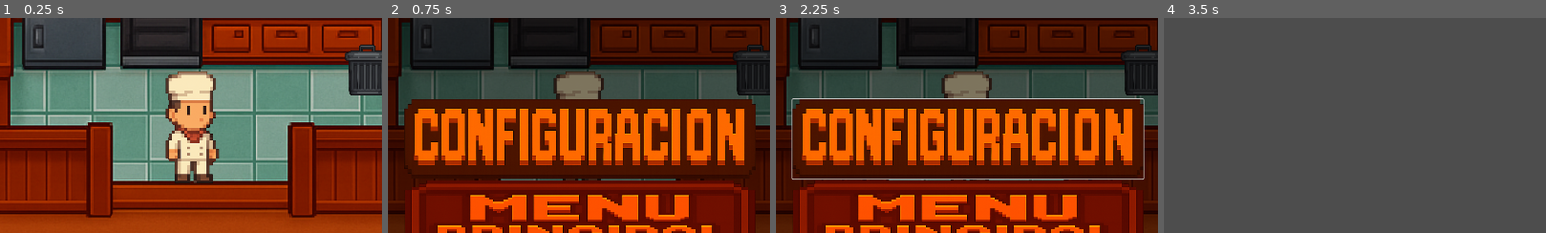
Above: before the commit, frames 1-4 (left to right).
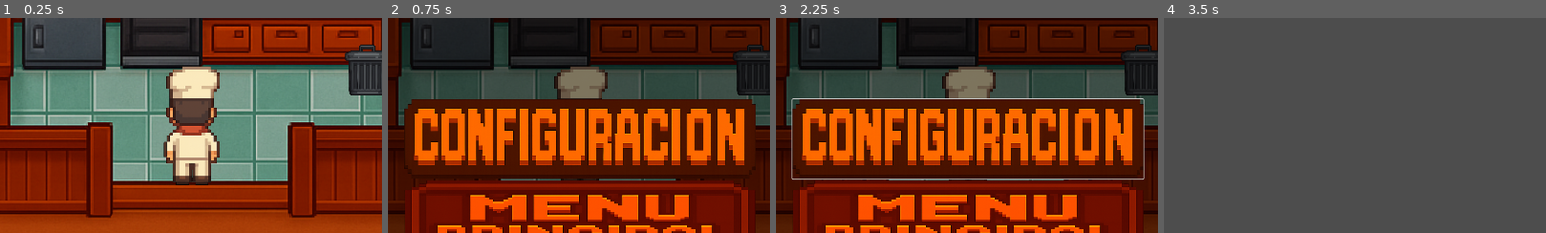
Above: after the commit, the same moments.

Repository: AlanLeo32/Rush---Dine
Game: Godot game, scene res://noche.tscn
Two runs of this game, one before a commit and one after it. Both use one fixed random seed, a clock stepped at 60 frames per second and the inputs below. This scene is started directly instead of the project's main scene.
Inputs (mouse positions are % of the whole screen's width and height, from its top left):
- Up to frame 1 (0.25 s): no input
- Up to frame 2 (0.75 s): click (2, 4) at 0.5 s
- Up to frame 3 (2.25 s): click (2, 4) at 1.25 s; tap Enter (ui_accept) at 2 s; move the mouse to (72, 45) at 2.02 s; hold Right (ui_right) from 2.03 s (still down); click (72, 45) at 2.17 s
- Up to frame 4 (3.5 s): tap Enter (ui_accept) at 2.27, 2.75 s; release Right (ui_right) at 2.75 s; drag from (30, 55) to (45, 70) at 2.77 s
The pictures show only the part of the screen within x 25-75%, y 25-75%; the shares and areas given below are measured in that part.

The runs differ from the first frame. In frame 1, 4.4% of the frame differs, in the area x 42-58%, y 22-78%; in frame 2, 1.0%; in frame 3, 0.9%; in frame 4, nothing differs.

Commit message:
Nuevo animated Sprite cliente

Diff:
--- a/rush-n-dine/character_body_cocinero_2d.tscn
+++ b/rush-n-dine/character_body_cocinero_2d.tscn
@@ -154,7 +154,7 @@
 [node name="AnimatedSprite2D" type="AnimatedSprite2D" parent="."]
 z_index = 1
 sprite_frames = SubResource("SpriteFrames_pgxyi")
-animation = &"Caminar Derecha"
+animation = &"Caminar Atras"
 
 [node name="CollisionShape2D" type="CollisionShape2D" parent="."]
 light_mask = 2
--- a/rush-n-dine/cliente.tscn
+++ b/rush-n-dine/cliente.tscn
@@ -1,71 +1,85 @@
-[gd_scene load_steps=22 format=3 uid="uid://dcn3t0kb2hd3h"]
+[gd_scene load_steps=25 format=3 uid="uid://dcn3t0kb2hd3h"]
 
 [ext_resource type="Script" uid="uid://dot4i08wxi76p" path="res://cliente.gd" id="1_hd6bx"]
-[ext_resource type="Texture2D" uid="uid://bp1ekkhk8yp2l" path="res://Sprites/SpriteCliente.png" id="2_mc5ak"]
+[ext_resource type="Texture2D" uid="uid://cfge2c2l4xgo6" path="res://Sprites/ClienteParte2.png" id="2_vo5fx"]
+[ext_resource type="Texture2D" uid="uid://c2m66b0mvjytp" path="res://Sprites/ClienteParte1.png" id="3_l2mks"]
 [ext_resource type="Texture2D" uid="uid://b1s38kutx7o1m" path="res://Sprites/NubePedido.png" id="3_mc5ak"]
 
-[sub_resource type="AtlasTexture" id="AtlasTexture_47dcw"]
-atlas = ExtResource("2_mc5ak")
-region = Rect2(341, 0, 341, 341)
-
-[sub_resource type="AtlasTexture" id="AtlasTexture_2d8lx"]
-atlas = ExtResource("2_mc5ak")
-region = Rect2(341, 341, 341, 341)
-
-[sub_resource type="AtlasTexture" id="AtlasTexture_hd6bx"]
-atlas = ExtResource("2_mc5ak")
-region = Rect2(341, 682, 341, 341)
-
-[sub_resource type="AtlasTexture" id="AtlasTexture_mc5ak"]
-atlas = ExtResource("2_mc5ak")
-region = Rect2(682, 682, 341, 341)
-
-[sub_resource type="AtlasTexture" id="AtlasTexture_ubrrc"]
-atlas = ExtResource("2_mc5ak")
-region = Rect2(0, 0, 341, 341)
+[sub_resource type="AtlasTexture" id="AtlasTexture_l2mks"]
+atlas = ExtResource("3_l2mks")
+region = Rect2(341, 958, 341, 429)
+
+[sub_resource type="AtlasTexture" id="AtlasTexture_qeo1m"]
+atlas = ExtResource("3_l2mks")
+region = Rect2(0, 958, 341, 429)
+
+[sub_resource type="AtlasTexture" id="AtlasTexture_xk0hx"]
+atlas = ExtResource("2_vo5fx")
+region = Rect2(0, 882, 341, 441)
+
+[sub_resource type="AtlasTexture" id="AtlasTexture_nir5t"]
+atlas = ExtResource("2_vo5fx")
+region = Rect2(341, 882, 341, 441)
+
+[sub_resource type="AtlasTexture" id="AtlasTexture_omjpr"]
+atlas = ExtResource("3_l2mks")
+region = Rect2(0, 0, 341, 529)
+
+[sub_resource type="AtlasTexture" id="AtlasTexture_hxecg"]
+atlas = ExtResource("3_l2mks")
+region = Rect2(341, 0, 341, 529)
+
+[sub_resource type="AtlasTexture" id="AtlasTexture_m2spl"]
+atlas = ExtResource("3_l2mks")
+region = Rect2(682, 0, 341, 529)
+
+[sub_resource type="AtlasTexture" id="AtlasTexture_7cqro"]
+atlas = ExtResource("2_vo5fx")
+region = Rect2(682, 0, 341, 476)
+
+[sub_resource type="AtlasTexture" id="AtlasTexture_rsq4d"]
+atlas = ExtResource("2_vo5fx")
+region = Rect2(341, 0, 341, 476)
+
+[sub_resource type="AtlasTexture" id="AtlasTexture_hjuho"]
+atlas = ExtResource("2_vo5fx")
+region = Rect2(0, 0, 341, 476)
+
+[sub_resource type="AtlasTexture" id="AtlasTexture_6fimg"]
+atlas = ExtResource("3_l2mks")
+region = Rect2(0, 529, 341, 429)
+
+[sub_resource type="AtlasTexture" id="AtlasTexture_bt27n"]
+atlas = ExtResource("3_l2mks")
+region = Rect2(341, 529, 341, 429)
+
+[sub_resource type="AtlasTexture" id="AtlasTexture_abnsa"]
+atlas = ExtResource("3_l2mks")
+region = Rect2(682, 529, 341, 429)
 
 [sub_resource type="AtlasTexture" id="AtlasTexture_vo5fx"]
-atlas = ExtResource("2_mc5ak")
-region = Rect2(682, 682, 341, 341)
-
-[sub_resource type="AtlasTexture" id="AtlasTexture_hj8yk"]
-atlas = ExtResource("2_mc5ak")
-region = Rect2(0, 682, 341, 341)
-
-[sub_resource type="AtlasTexture" id="AtlasTexture_uxnie"]
-atlas = ExtResource("2_mc5ak")
-region = Rect2(0, 341, 341, 341)
-
-[sub_resource type="AtlasTexture" id="AtlasTexture_0hmx4"]
-atlas = ExtResource("2_mc5ak")
-region = Rect2(682, 341, 341, 341)
-
-[sub_resource type="AtlasTexture" id="AtlasTexture_7577o"]
-atlas = ExtResource("2_mc5ak")
-region = Rect2(682, 0, 341, 341)
-
-[sub_resource type="AtlasTexture" id="AtlasTexture_l2mks"]
-atlas = ExtResource("2_mc5ak")
-region = Rect2(341, 682, 341, 341)
-
-[sub_resource type="AtlasTexture" id="AtlasTexture_5s16a"]
-atlas = ExtResource("2_mc5ak")
-region = Rect2(341, 0, 341, 341)
+atlas = ExtResource("3_l2mks")
+region = Rect2(341, 958, 341, 429)
 
 [sub_resource type="SpriteFrames" id="SpriteFrames_vo5fx"]
 animations = [{
 "frames": [{
 "duration": 1.0,
-"texture": SubResource("AtlasTexture_47dcw")
-}, {
-"duration": 1.0,
-"texture": SubResource("AtlasTexture_2d8lx")
-}, {
-"duration": 1.0,
-"texture": SubResource("AtlasTexture_hd6bx")
-}, {
-"duration": 1.0,
-"texture": SubResource("AtlasTexture_mc5ak")
+"texture": SubResource("AtlasTexture_l2mks")
+}, {
+"duration": 1.0,
+"texture": SubResource("AtlasTexture_qeo1m")
+}],
+"loop": true,
+"name": &"Comiendo",
+"speed": 5.0
+}, {
+"frames": [{
+"duration": 1.0,
+"texture": SubResource("AtlasTexture_xk0hx")
+}, {
+"duration": 1.0,
+"texture": SubResource("AtlasTexture_nir5t")
 }],
 "loop": true,
 "name": &"caminar_abajo",
@@ -73,43 +87,49 @@
 }, {
 "frames": [{
 "duration": 1.0,
-"texture": SubResource("AtlasTexture_ubrrc")
-}, {
+"texture": SubResource("AtlasTexture_omjpr")
+}, {
+"duration": 1.0,
+"texture": SubResource("AtlasTexture_hxecg")
+}, {
+"duration": 1.0,
+"texture": SubResource("AtlasTexture_m2spl")
+}],
+"loop": true,
+"name": &"caminar_derecha",
+"speed": 5.0
+}, {
+"frames": [{
+"duration": 1.0,
+"texture": SubResource("AtlasTexture_7cqro")
+}, {
+"duration": 1.0,
+"texture": SubResource("AtlasTexture_rsq4d")
+}, {
+"duration": 1.0,
+"texture": SubResource("AtlasTexture_hjuho")
+}],
+"loop": true,
+"name": &"caminar_frente",
+"speed": 5.0
+}, {
+"frames": [{
+"duration": 1.0,
+"texture": SubResource("AtlasTexture_6fimg")
+}, {
+"duration": 1.0,
+"texture": SubResource("AtlasTexture_bt27n")
+}, {
+"duration": 1.0,
+"texture": SubResource("AtlasTexture_abnsa")
+}],
+"loop": true,
+"name": &"caminar_izquierda",
+"speed": 5.0
+}, {
+"frames": [{
 "duration": 1.0,
 "texture": SubResource("AtlasTexture_vo5fx")
-}],
-"loop": true,
-"name": &"caminar_derecha",
-"speed": 5.0
-}, {
-"frames": [{
-"duration": 1.0,
-"texture": SubResource("AtlasTexture_hj8yk")
-}, {
-"duration": 1.0,
-"texture": SubResource("AtlasTexture_uxnie")
-}, {
-"duration": 1.0,
-"texture": SubResource("AtlasTexture_0hmx4")
-}],
-"loop": true,
-"name": &"caminar_frente",
-"speed": 5.0
-}, {
-"frames": [{
-"duration": 1.0,
-"texture": SubResource("AtlasTexture_7577o")
-}, {
-"duration": 1.0,
-"texture": SubResource("AtlasTexture_l2mks")
-}],
-"loop": true,
-"name": &"caminar_izquierda",
-"speed": 5.0
-}, {
-"frames": [{
-"duration": 1.0,
-"texture": SubResource("AtlasTexture_5s16a")
 }],
 "loop": true,
 "name": &"sentado",
@@ -164,9 +184,10 @@
 
 [node name="AnimatedSprite2D" type="AnimatedSprite2D" parent="."]
 z_index = 3001
-scale = Vector2(1.13416, 1.17522)
+position = Vector2(-8.18713, 33.0423)
+scale = Vector2(1.08614, 1.02118)
 sprite_frames = SubResource("SpriteFrames_vo5fx")
-animation = &"caminar_derecha"
+animation = &"Comiendo"
 
 [node name="CollisionShape2D" type="CollisionShape2D" parent="."]
 position = Vector2(21.5, -20.5)
@@ -177,4 +198,4 @@
 z_as_relative = false
 sprite_frames = SubResource("SpriteFrames_mc5ak")
 animation = &"finalizaEspera"
-offset = Vector2(70, -150)
+offset = Vector2(70, -200)
Binary file added: rush-n-dine/Sprites/ClienteParte1.png
Not shown, changed: rush-n-dine/Sprites/ClienteParte1.png.import
Binary file added: rush-n-dine/Sprites/ClienteParte2.png
Not shown, added: rush-n-dine/Sprites/ClienteParte2.png.import
Binary file removed: rush-n-dine/Sprites/CocineroConManoLevantada.png
